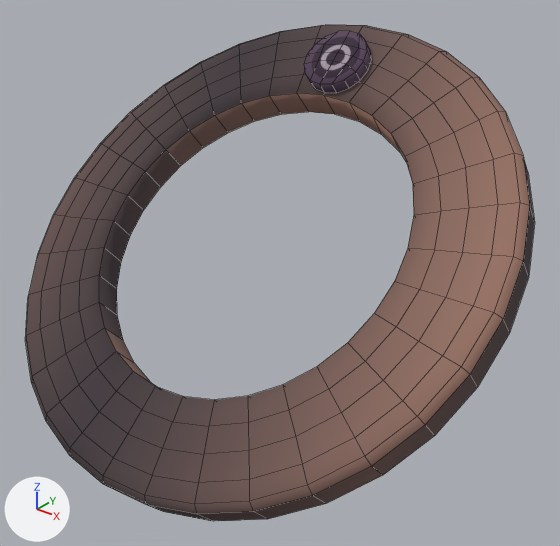
One commit to the FBX model Assets/Imports/Schijf3.fbx: the scene before it, then after it.
Camera for both pictures: a 50 mm camera at (-1.419, -0.554, 1.732) aimed at (-1.878, 0.02, 1.377). Arrows for +X, +Y and +Z are at lower left; the lights stay in place. Mesh edges are drawn as thin lines.
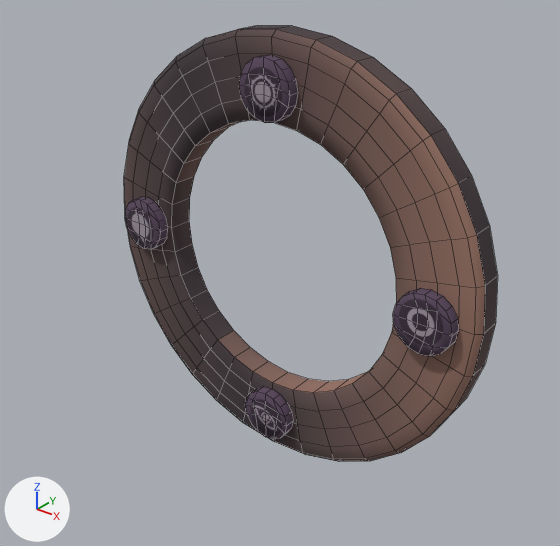
What the commit changed:
me_cylinder_007 is used by ob_cylinder_004; location (-1.9, 0.0, 1.413); scale (0.419, 0.419, 0.419).
me_cylinder_007 had 297 vertices, 256 faces and spanned x -0.66..0.66, y -0.514..0.527, z -0.462..0.458.
me_cylinder_007 now has 420 vertices, 352 faces and spans x -0.243..0.243, y -0.029..0.015, z -0.242..0.244.
me_cylinder_007 part 1: the loose piece of 256 vertices spanning x -0.66..0.66, y -0.514..0.527, z -0.462..0.458 is multiplied about the mesh origin by the matrix ((0.369, 0.002, 0.002), (0.0, 0.242, -0.278), (-0.002, 0.278, 0.242)).
me_cylinder_007 part 2: the loose piece of 41 vertices spanning x -0.086..0.086, y 0.272..0.423, z 0.313..0.454 is turned 48.9 degrees about the x axis through its middle and scaled by 0.369, then moved by (0.001, -0.37, -0.194).
me_cylinder_007 part 3: the loose piece of 41 vertices spanning x -0.086..0.086, y 0.272..0.423, z 0.313..0.454 is copied, and the copy is multiplied about the mesh origin by the matrix ((-0.002, 0.278, 0.242), (0.0, 0.242, -0.278), (-0.369, -0.002, -0.002)); it spans x 0.158..0.222, y -0.029..-0.016, z -0.034..0.03.
me_cylinder_007 part 4: a new loose piece of 41 vertices spanning x -0.033..0.03, y -0.029..-0.016, z -0.224..-0.161, in mat_matt_schijf3 (picture img_schijf3_png).
me_cylinder_007 part 5: a new loose piece of 41 vertices spanning x -0.224..-0.16, y -0.029..-0.016, z -0.031..0.032, in mat_matt_schijf3 (picture img_schijf3_png).
Object 'Cylinder.004' (ob_cylinder_004) is rescaled from (0.419, 0.419, 0.419) to (1.0, 1.0, 1.0).
Object 'Cylinder.004' (ob_cylinder_004) moves from (-1.9, 0.0, 1.413) to (-1.9, 0.05, 1.375).

Boxes [x1, y1, x2, y2] around the edits, measured in the pictures (560 x 546 px; the box of a moved part takes in the faces that stretch with it):
'Cylinder.004', reshaped, moved, rescaled (27% narrower, 12% shorter): before [25, 25, 535, 521]; after [124, 26, 498, 462]
part 1 of me_cylinder_007, moved or reshaped: before [25, 25, 535, 521]; after [124, 26, 498, 462]
part 2 of me_cylinder_007, moved or reshaped: before [304, 31, 372, 93]; after [239, 55, 298, 123]
part 3 of me_cylinder_007, added: after [393, 288, 459, 356]
part 4 of me_cylinder_007, added: after [245, 387, 293, 440]
part 5 of me_cylinder_007, added: after [125, 197, 168, 250]
